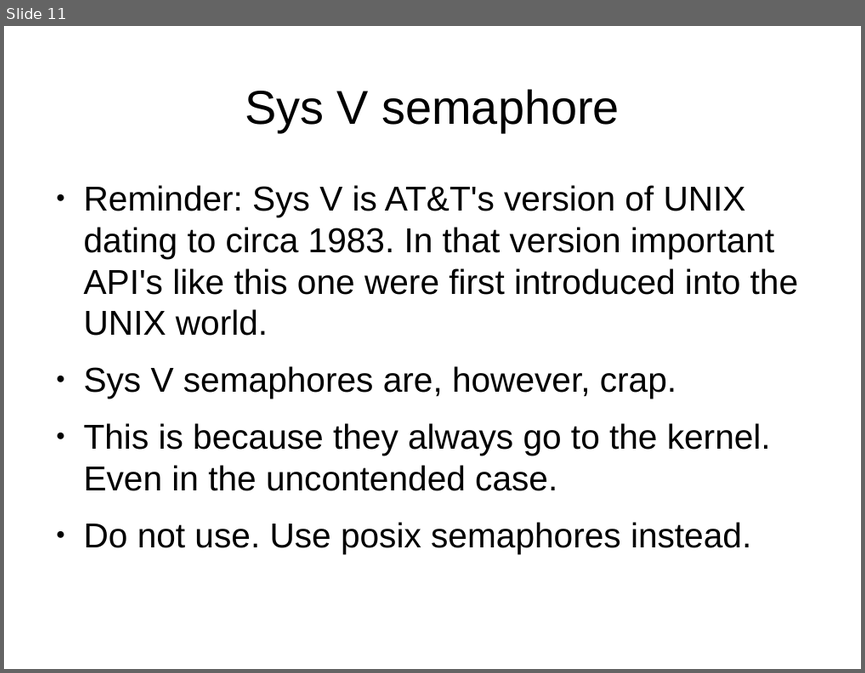
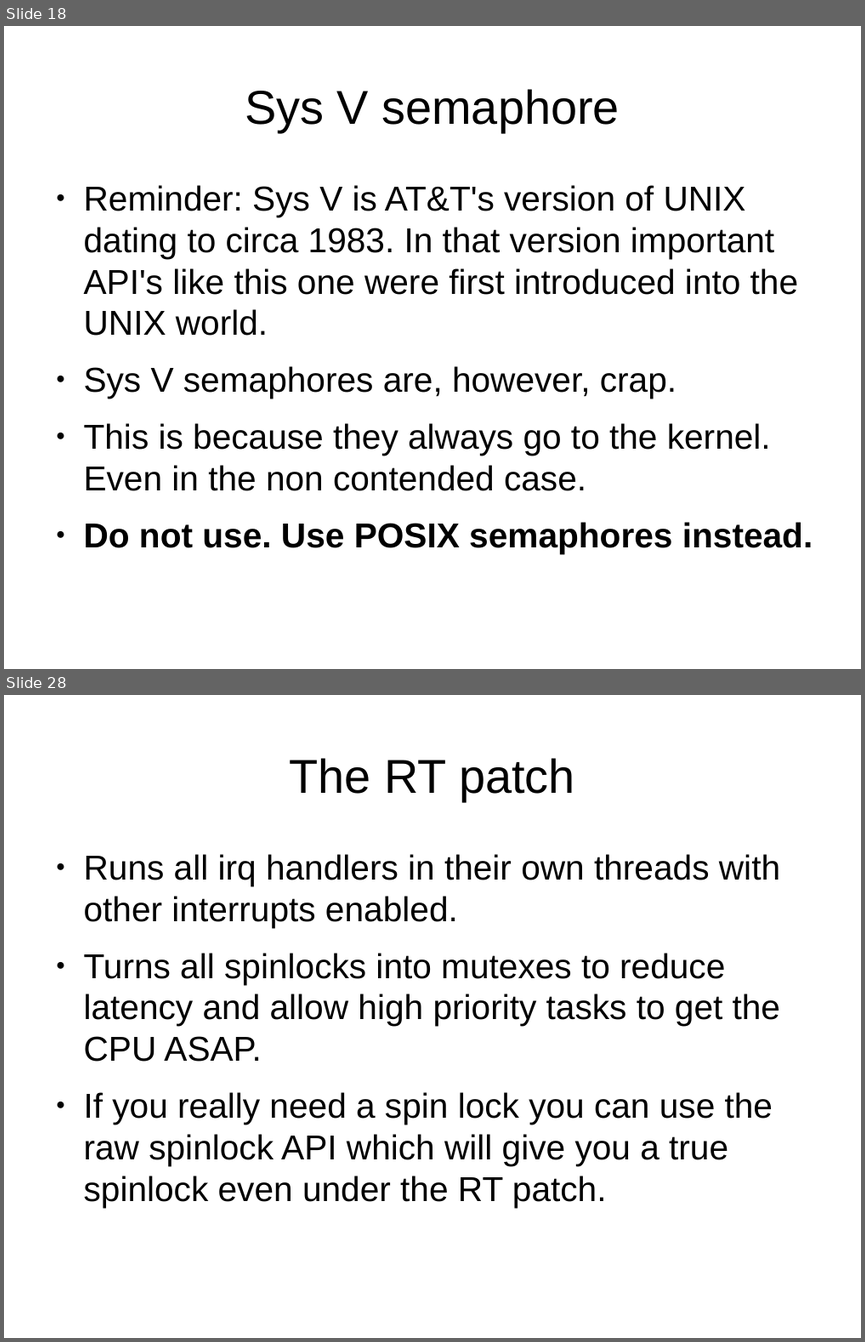
Before and after one commit to kalmuthu/slides, a slide deck: odp/linux/locking.odp. Shown one above the other, each under a label of ours: slide 11 before the commit, slides 18 and 28 after it; the slides between them are not shown. The pictures are 865x673 and 865x1342 pixels, drawn with LibreOffice and Linux fonts; fonts in the diff are those of the drawing. Boxes give left, top, right and bottom in pixels: in the first picture for what was removed or moved away, otherwise in the second. Text is boxed around its words. In the diff, an @@ line names an element or a change of style, - is before the commit and + after.

```diff
--- a/odp/linux/locking.odp
+++ b/odp/linux/locking.odp
@@ slide 28 added at box(4, 695, 861, 1338), background #FFFFFF @@
@@ title added at box(290, 758, 575, 801), 44 pt, text #000000 @@
+The RT patch
@@ text added at box(84, 854, 780, 1207), 32 pt, text #000000 @@
+● Runs all irq handlers in their own threads with other interrupts enabled.
+● Turns all spinlocks into mutexes to reduce latency and allow high priority tasks to get the CPU ASAP.
+● If you really need a spin lock you can use the raw spinlock API which will give you a true spinlock even under the RT patch.
@@ what was slide 11 is now slide 18 @@
@@ slide 18 changed as well @@
@@ text at box(84, 423, 812, 553): text changed @@
-● This is because they always go to the kernel. Even in the uncontended case.
-● Do not use. Use posix semaphores instead.
+● This is because they always go to the kernel. Even in the non contended case.
+● Do not use. Use POSIX semaphores instead.
```
Also in this commit, not shown: 6 other slides changed, 16 other slides added.
